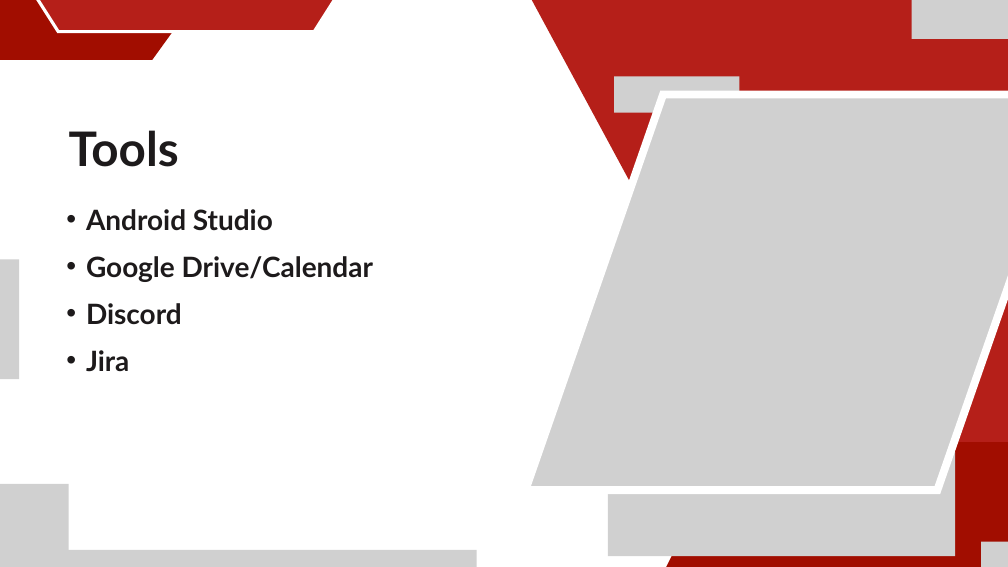
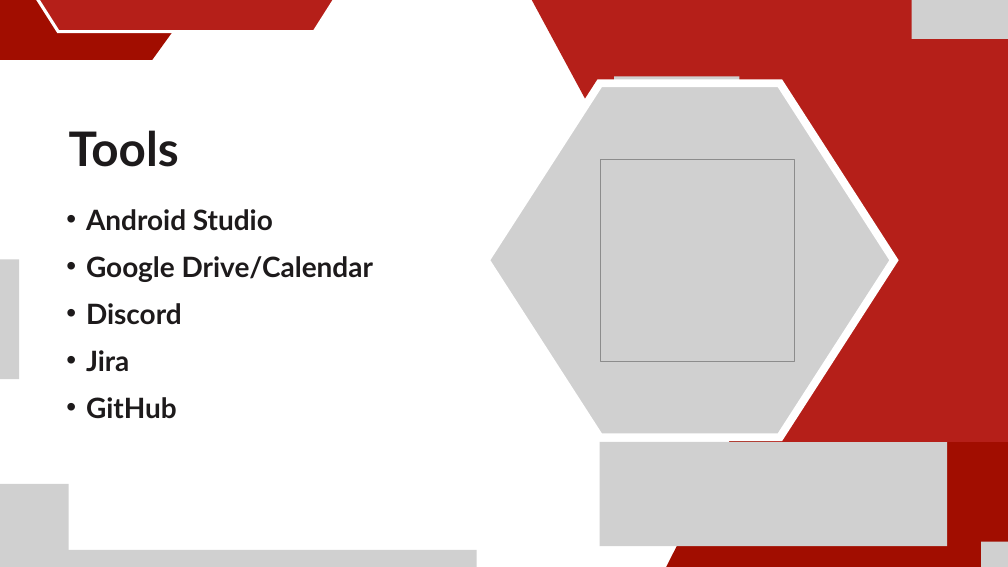
Before and after one commit to yanarex/shuttle-app-website, a slide deck: slide 6 of assets/Semester_2/pre_milestone/Project Plan.pptx. Drawn at 1008x567 pixels with LibreOffice and Linux fonts; fonts in the diff are those of the drawing; grey boxes stand for pictures; background and template pictures are left out. Boxes give left, top, right and bottom in pixels: in the first picture for what was removed or moved away, otherwise in the second. Text is boxed around its words. In the diff, an @@ line names an element or a change of style, - is before the commit and + after.

Commit message:
Update Project Plan
Updated the pictures for the plan

```diff
--- a/assets/Semester_2/pre_milestone/Project Plan.pptx
+++ b/assets/Semester_2/pre_milestone/Project Plan.pptx
@@ picture: place and size @@
-picture at [525,95,1008,490]
+picture at [486,83,894,437]
@@ picture added at [600,159,795,361] @@
@@ text at [86,397,177,419]: paragraph added @@
+  • GitHub
@@ picture: place and size @@
-picture at [608,452,955,556]
+picture at [600,442,947,546]
```
Also in this commit, not shown: 3 other slides changed.
